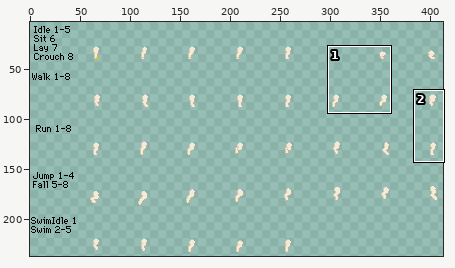
Two states of a sprite sheet, humanoid/sbq/DreccanOfPaws/Dreccan/legs/hindlegFront.png. The first picture is a wide view before the edit; the outline marks the close-up.
Close-up. Old version:
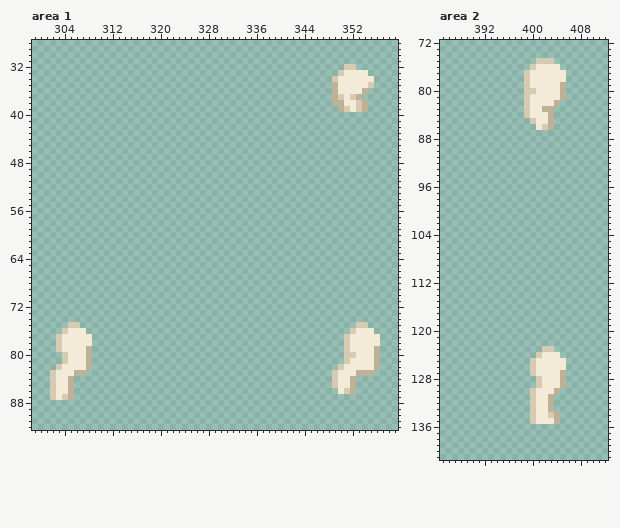
The file is 432x240 pixels. Shown: area 1: x 299..359, y 28..92; area 2: x 385..412, y 72..141. The wide view leaves out empty margins. The commit also changed other parts of the picture, which this record leaves out.
New version:
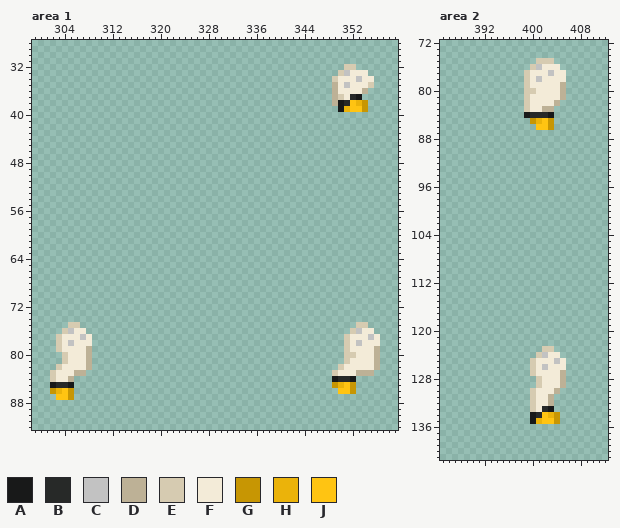
Palette (. is transparent): A #181919  B #272928  C #c2c2c2  D #bdb196  E #d6cbb1  F #f3ebd8  G #c79603  H #ebb30a  J #ffc412
From old to new:
Area 1:
y 33: x 351 F -> C
y 34: x 353 F -> C
y 35: x 351 F -> C
y 37: x 352..353 ED -> BA
y 38: x 350..354 DFFED -> ABJHG
y 39: x 350..354 DEFED -> AHJJG
y 76: x 305 F -> C; x 353 F -> C
y 77: x 307 F -> C; x 355 F -> C
y 78: x 305 F -> C; x 353 F -> C
y 84: x 349..352 EFFD -> ABBA
y 85: x 302..305 EFFD -> ABBA; x 349..352 EFFD -> GHJG
y 86: x 302..305 EFFD -> GHJG; x 350..352 FED -> JJG
y 87: x 302..305 EFED -> .JJG
Area 2:
y 76: x 401 F -> C
y 77: x 403 F -> C
y 78: x 401 F -> C
y 84: x 399..403 EFFFD -> ABBBA
y 85: x 400..403 EFFD -> GHJG
y 86: x 401..403 FED -> JJG
y 124: x 402 F -> C
y 125: x 404 F -> C
y 126: x 402 F -> C
y 133: x 402..403 FD -> BA
y 134: x 400..404 EFFED -> ABJHG
y 135: x 400..404 EFFFD -> AHJJG
